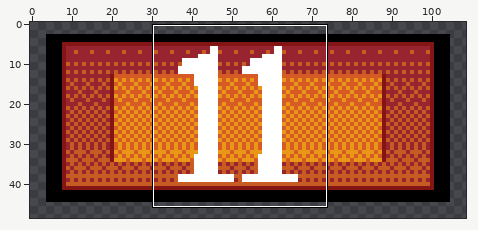
Two states of a pixel-art file, Assets/Sprites/ButtonBackground.ase. Above: a wide view before the commit, with the close-up outlined.
Close-up. Earlier state:
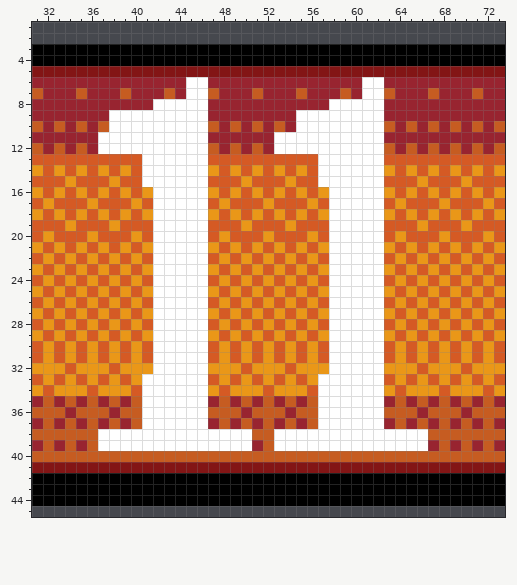
110x50 pixels, 1 frame. Shown: x 31..73, y 1..45. The wide view leaves out empty margins.
And afterwards:
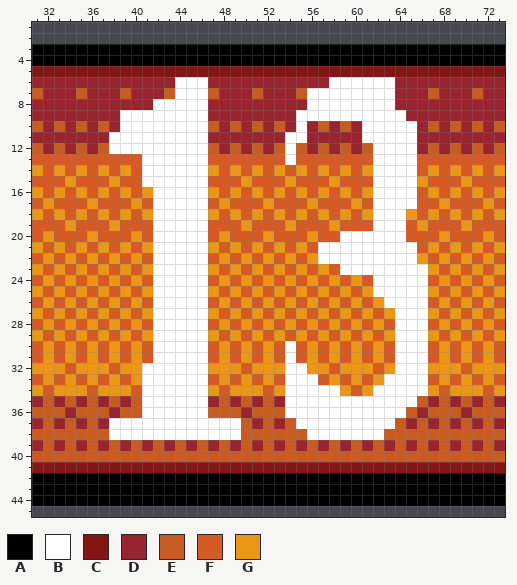
Palette (. is transparent): A #000000  B #ffffff  C #831515  D #982430  E #c65c21  F #d55a24  G #ea9718
From old to new:
layer "Layer 5" now hidden
layer "Layer 7" added
Changed rows in their new state; - is an unchanged pixel.
first column x 37:
 6 -------B-------------BBB--B---
 7 -------B-----------BBBBB--B---
 8 -------------------BB-----B---
 9 -D------------------------BB--
10 -D-----------------DEDED--BBB-
11 D---------------D--DDDDD--BBB-
12 E---------------E-EDEDEDE-BBB-
13 -----------------B--FFFFF-BBB-
14 --------------------GFGFG-BBB-
15 --------------------FGFFF-BBB-
16 ---------------------FGFG-BBB-
17 ---------------------FFGF-BBB-
18 ---------------------FGFG-BB--
19 ---------------------GFFF-BB--
20 ---------------------F----BB--
21 --------------------B-----BBB-
22 --------------------B-----BBB-
23 ---------------------F----BBBB
24 ---------------------GFGF-BBBB
25 ---------------------FGFG-BBBB
26 ---------------------GFGFGBBBB
27 ---------------------FGFGF-BBB
28 ---------------------GFGFG-BBB
29 ---------------------FGFGF-BBB
30 -----------------B---GFGFG-BBB
31 -----------------B---GFGFG-BBB
32 ----B------------BB--FGGGF-BBB
33 -----------------BBBFGFGFGBBBB
34 -----------------BBB--GFG-BBBB
35 -----------------BBB------BBB-
36 -----------------BBB------BB--
37 -BBB------BBB-----BB------B---
38 E------------E--EEE-------EEEE
39 DEDEDEDEDEDEDE--DEDEDEDEDEDEDE
Pixel boxes of the changes (left, top, right, bottom) in both close-ups:
changed: (98, 77, 428, 451)
